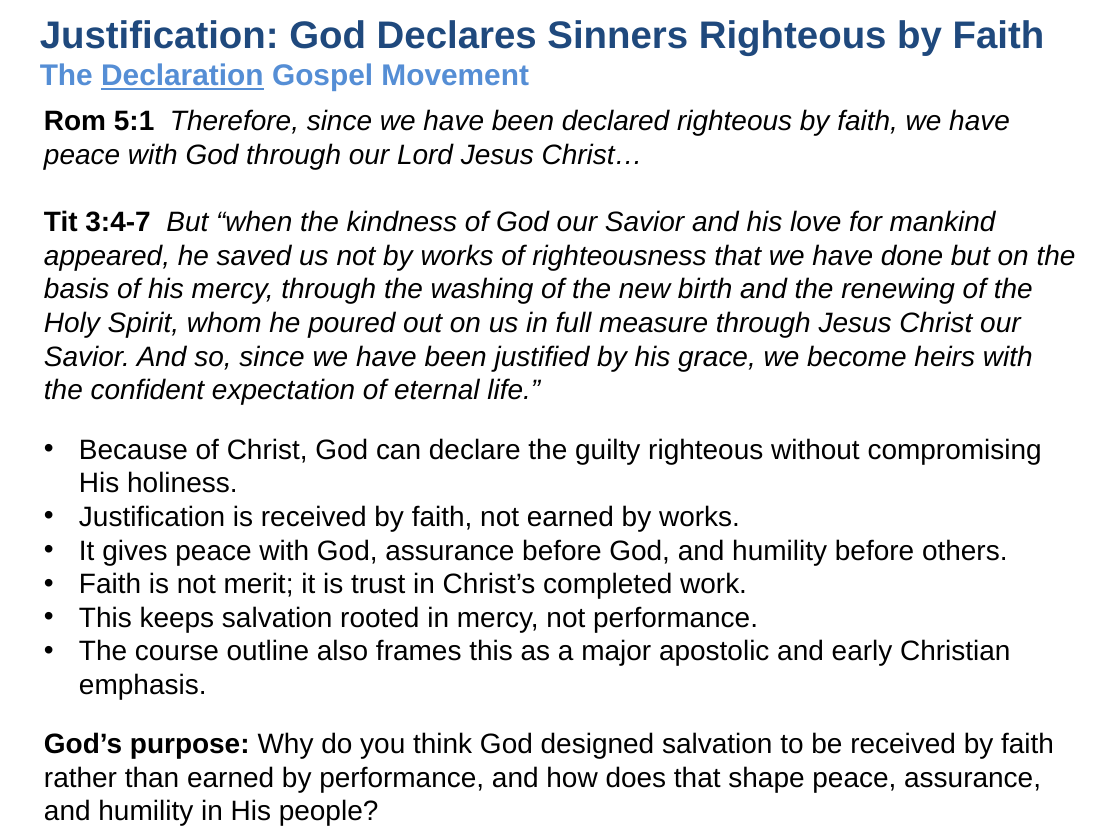
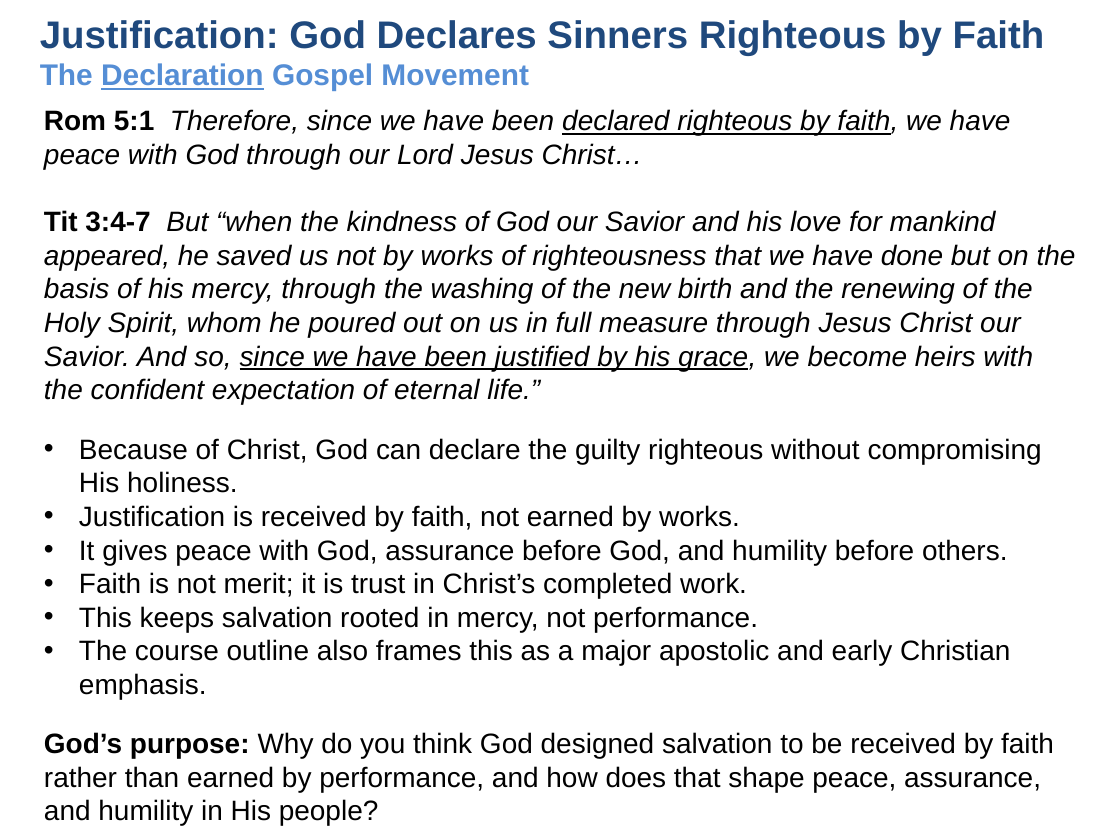
Before and after one commit to UsefulEngines/EvangelismPublic, a slide deck: slide 3 of 2026-Q1/Righteousness9/2026-03-08-Righteous-9.pptx. Drawn at 1120x840 pixels with LibreOffice and Linux fonts; fonts in the diff are those of the drawing. Boxes give left, top, right and bottom in pixels: in the first picture for what was removed or moved away, otherwise in the second. Text is boxed around its words. In the diff, an @@ line names an element or a change of style, - is before the commit and + after.

Commit message:
Update
Update

```diff
--- a/2026-Q1/Righteousness9/2026-03-08-Righteous-9.pptx
+++ b/2026-Q1/Righteousness9/2026-03-08-Righteous-9.pptx
@@ text "Rom 5:1 Therefore, since we ..." at <box>44,109,1076,404</box>: underline on in "declared righteous by faith,", "since we have been justified by his ..." @@
```
Also in this commit, not shown: 2 other slides changed.
